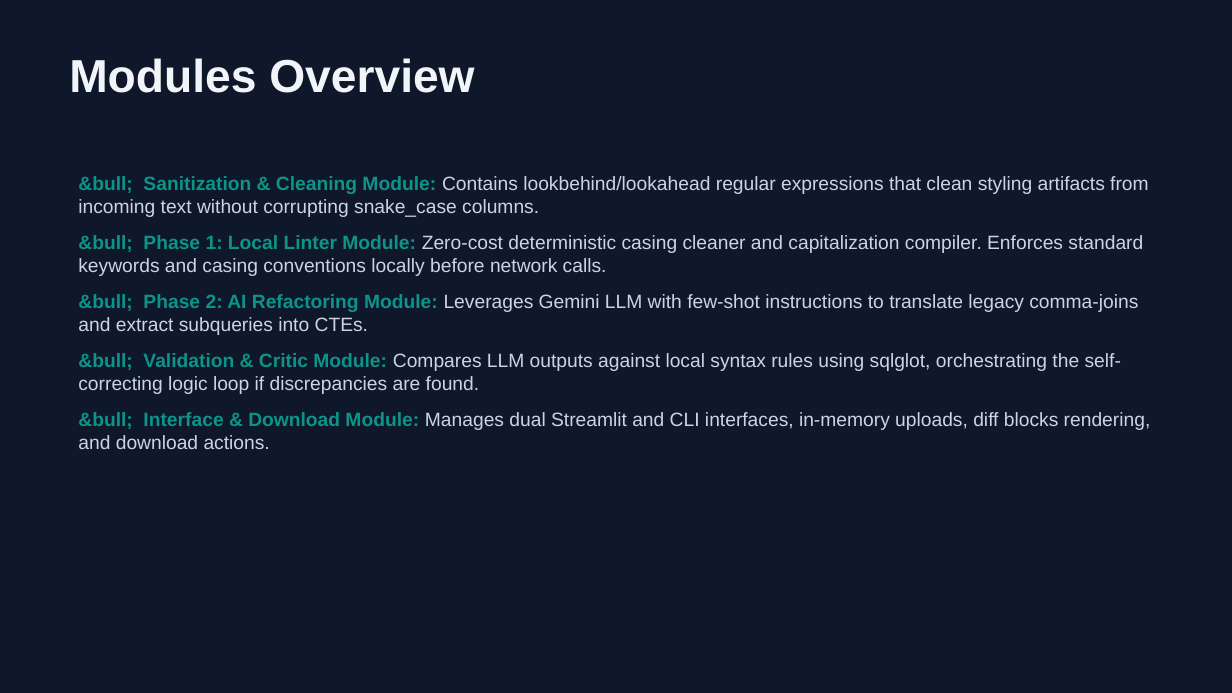
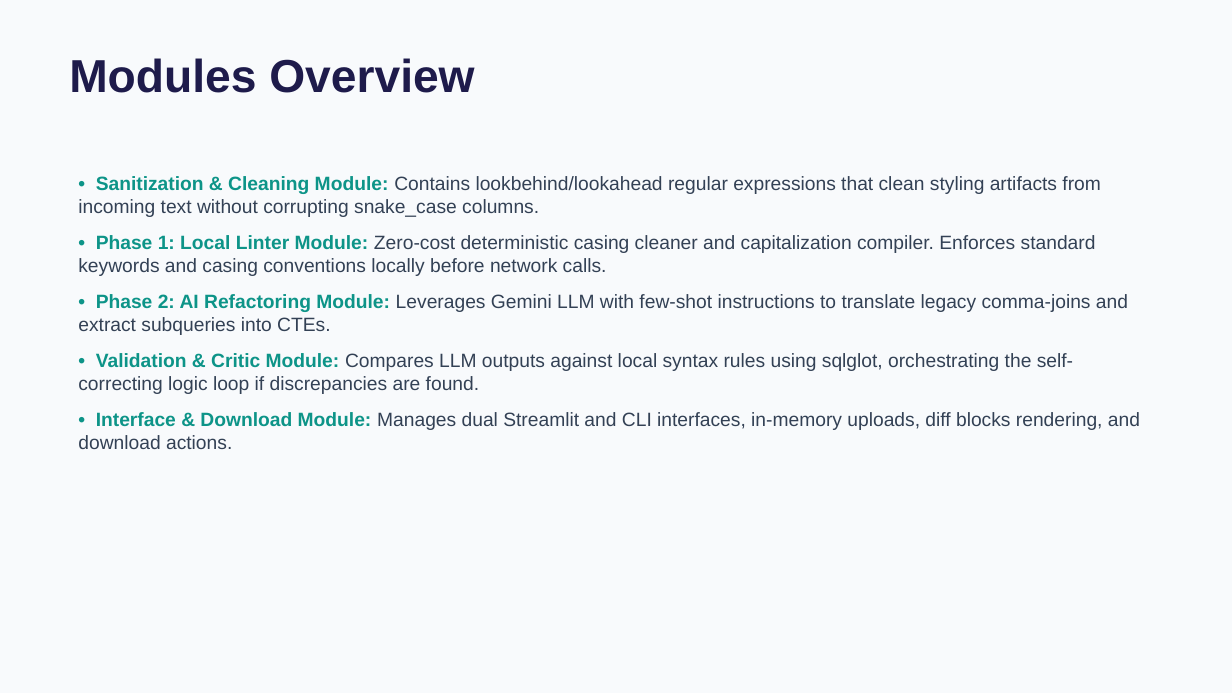
Before and after one commit to bharathpyla/sql-query-linter-style-fixer, a slide deck: slide 6 of Presentation.pptx. Drawn at 1232x693 pixels with LibreOffice and Linux fonts; fonts in the diff are those of the drawing. Boxes give left, top, right and bottom in pixels: in the first picture for what was removed or moved away, otherwise in the second. Text is boxed around its words. In the diff, an @@ line names an element or a change of style, - is before the commit and + after.

Commit message:
Update presentation PPTX with light theme and proper bullet points formatting

```diff
--- a/Presentation.pptx
+++ b/Presentation.pptx
@@ background #0F172A to #F8FAFC @@
@@ text "Modules Overview" at [69, 58, 474, 93]: text colour #F1F5F9 to #1E1B4B @@
@@ text at [78, 176, 1140, 449]: text changed; text colour #CBD5E1 to #334155 @@
-&bull; Sanitization & Cleaning Module: Contains lookbehind/lookahead regular expressions that clean styling artifacts from incoming text without corrupting snake_case columns.
-&bull; Phase 1: Local Linter Module: Zero-cost deterministic casing cleaner and capitalization compiler. Enforces standard keywords and casing conventions locally before network calls.
-&bull; Phase 2: AI Refactoring Module: Leverages Gemini LLM with few-shot instructions to translate legacy comma-joins and extract subqueries into CTEs.
-&bull; Validation & Critic Module: Compares LLM outputs against local syntax rules using sqlglot, orchestrating the self-correcting logic loop if discrepancies are found.
-&bull; Interface & Download Module: Manages dual Streamlit and CLI interfaces, in-memory uploads, diff blocks rendering, and download actions.
+• Sanitization & Cleaning Module: Contains lookbehind/lookahead regular expressions that clean styling artifacts from incoming text without corrupting snake_case columns.
+• Phase 1: Local Linter Module: Zero-cost deterministic casing cleaner and capitalization compiler. Enforces standard keywords and casing conventions locally before network calls.
+• Phase 2: AI Refactoring Module: Leverages Gemini LLM with few-shot instructions to translate legacy comma-joins and extract subqueries into CTEs.
+• Validation & Critic Module: Compares LLM outputs against local syntax rules using sqlglot, orchestrating the self-correcting logic loop if discrepancies are found.
+• Interface & Download Module: Manages dual Streamlit and CLI interfaces, in-memory uploads, diff blocks rendering, and download actions.
```
Also in this commit, not shown: 7 other slides changed.
